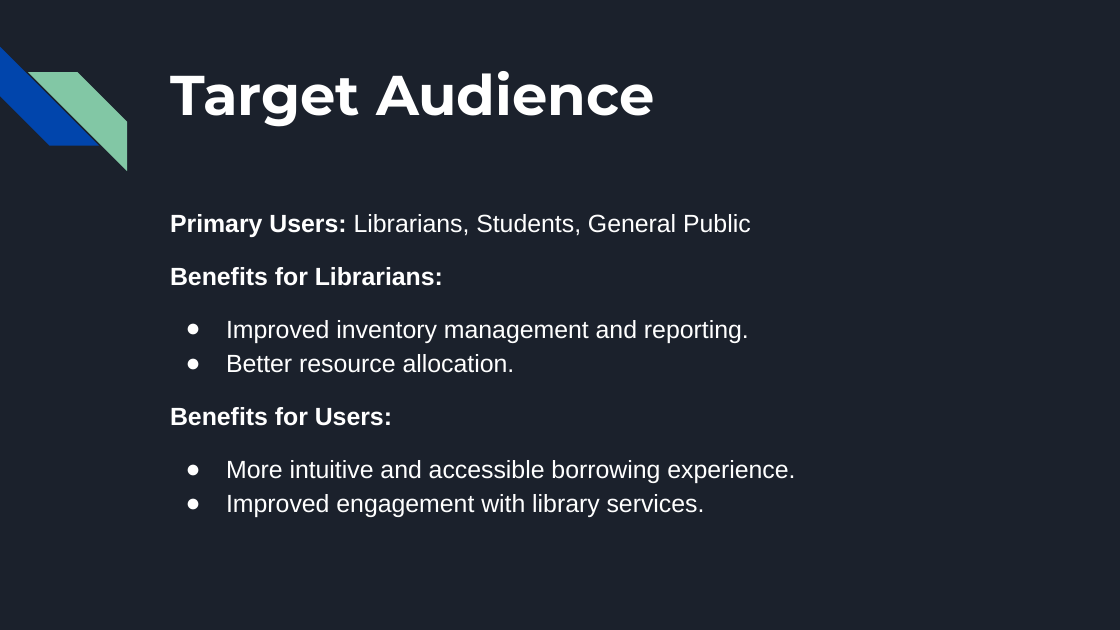
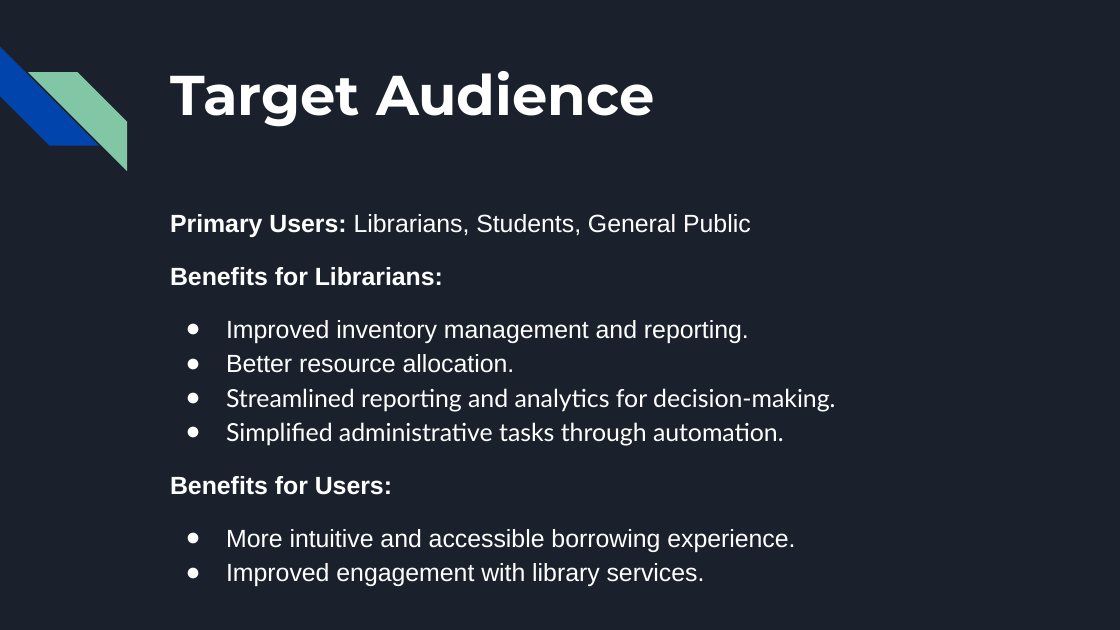
Before and after one commit to ParthPatelA/LibraryManagementSystem, a slide deck: slide 11 of App Dev Project.pptx. Drawn at 1120x630 pixels with LibreOffice and Linux fonts; fonts in the diff are those of the drawing. Boxes give left, top, right and bottom in pixels: in the first picture for what was removed or moved away, otherwise in the second. Text is boxed around its words. In the diff, an @@ line names an element or a change of style, - is before the commit and + after.

```diff
--- a/App Dev Project.pptx
+++ b/App Dev Project.pptx
@@ text at box(226, 388, 835, 446): paragraphs added @@
+● Streamlined reporting and analytics for decision-making.
+● Simplified administrative tasks through automation.
```
Also in this commit, not shown: 4 other slides changed.
